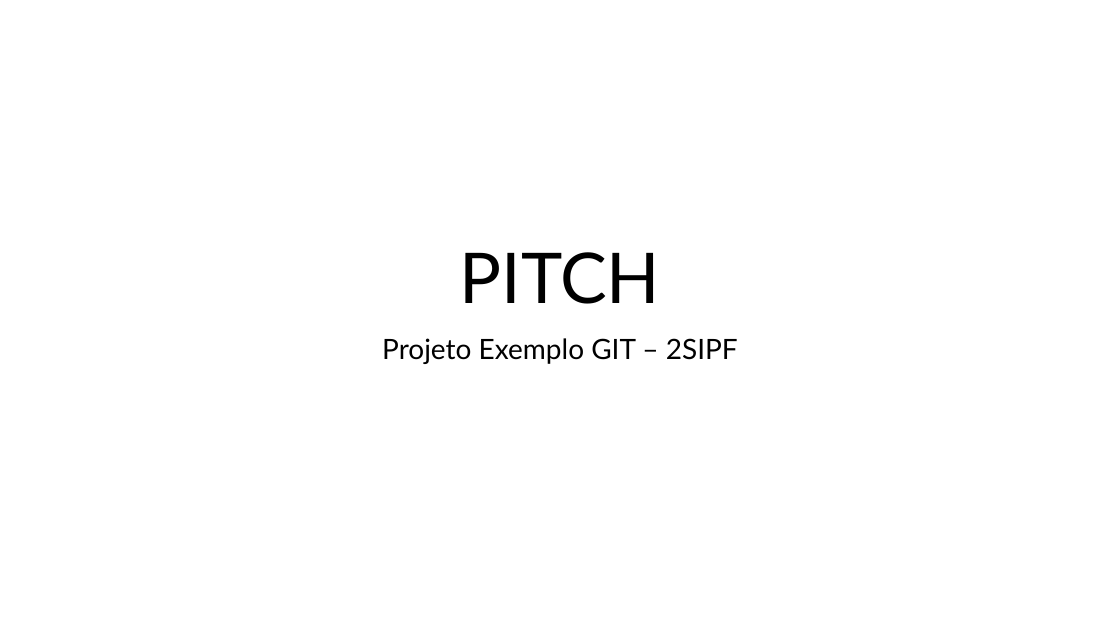
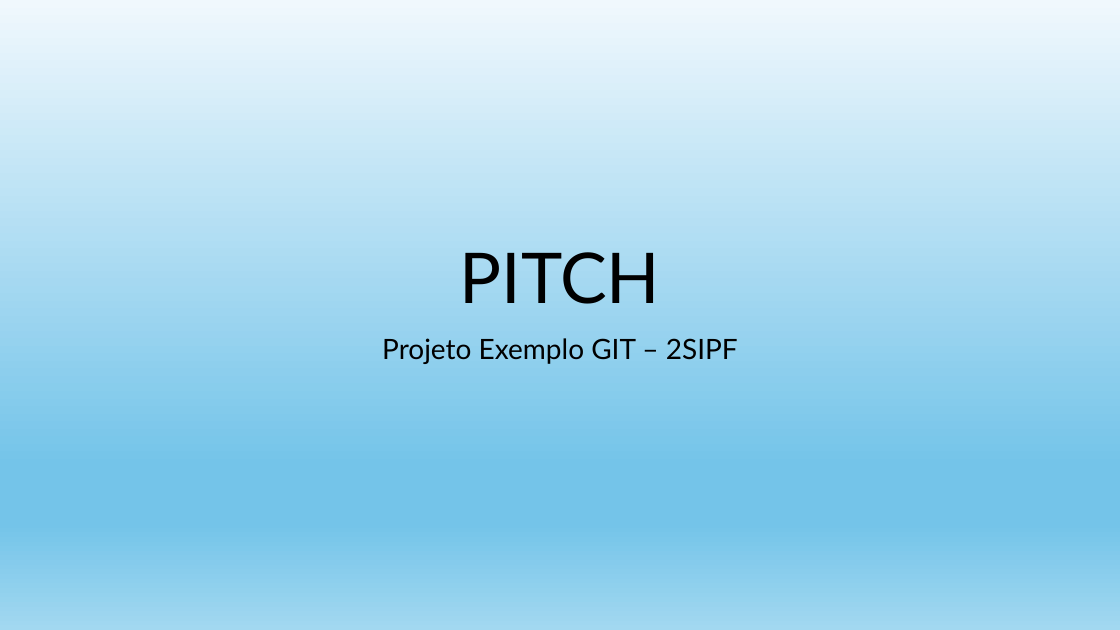
Before and after one commit to Sophia09-pixel/2SIPF-ProjetoExemplo-2024, a slide deck: slide 1 of PastaDocumento/PITCH-PROJETO.pptx. Drawn at 1120x630 pixels with LibreOffice and Linux fonts; fonts in the diff are those of the drawing. Boxes give left, top, right and bottom in pixels: in the first picture for what was removed or moved away, otherwise in the second. Text is boxed around its words. In the diff, an @@ line names an element or a change of style, - is before the commit and + after.

Commit message:
Mudanca de plano de fundo do pitch

```diff
--- a/PastaDocumento/PITCH-PROJETO.pptx
+++ b/PastaDocumento/PITCH-PROJETO.pptx
@@ background #FFFFFF to gradient #F0F8FD to #74C4E9 to #A2D8F0 @@
```
